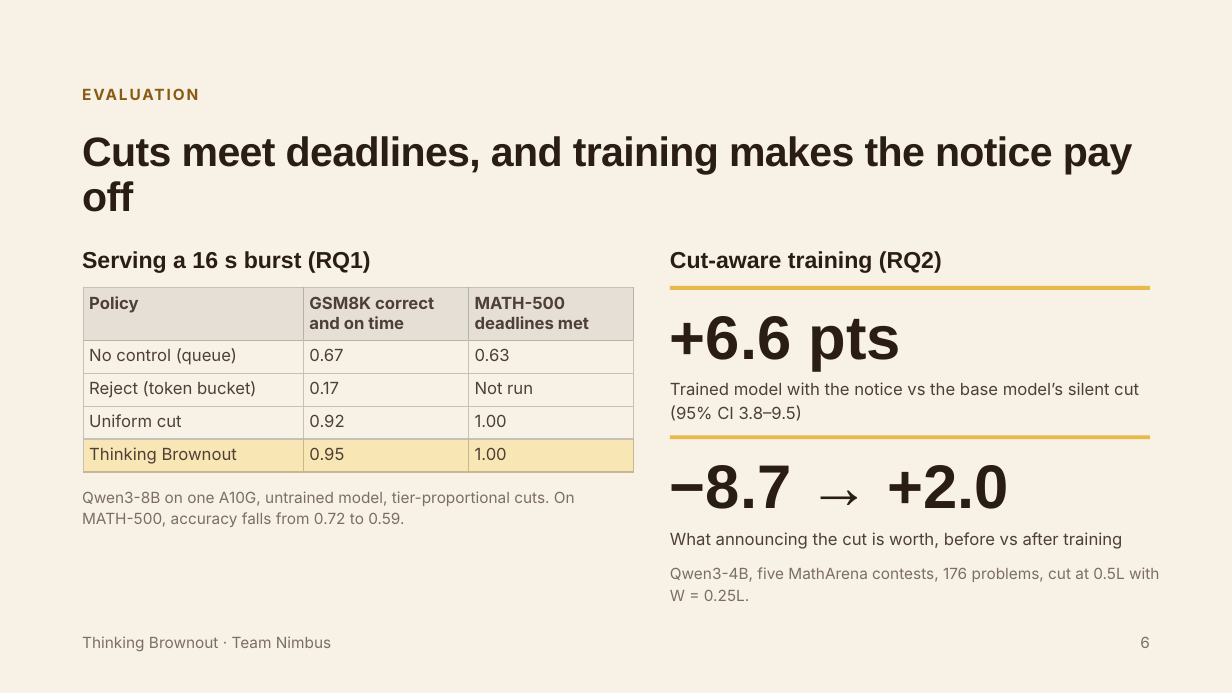
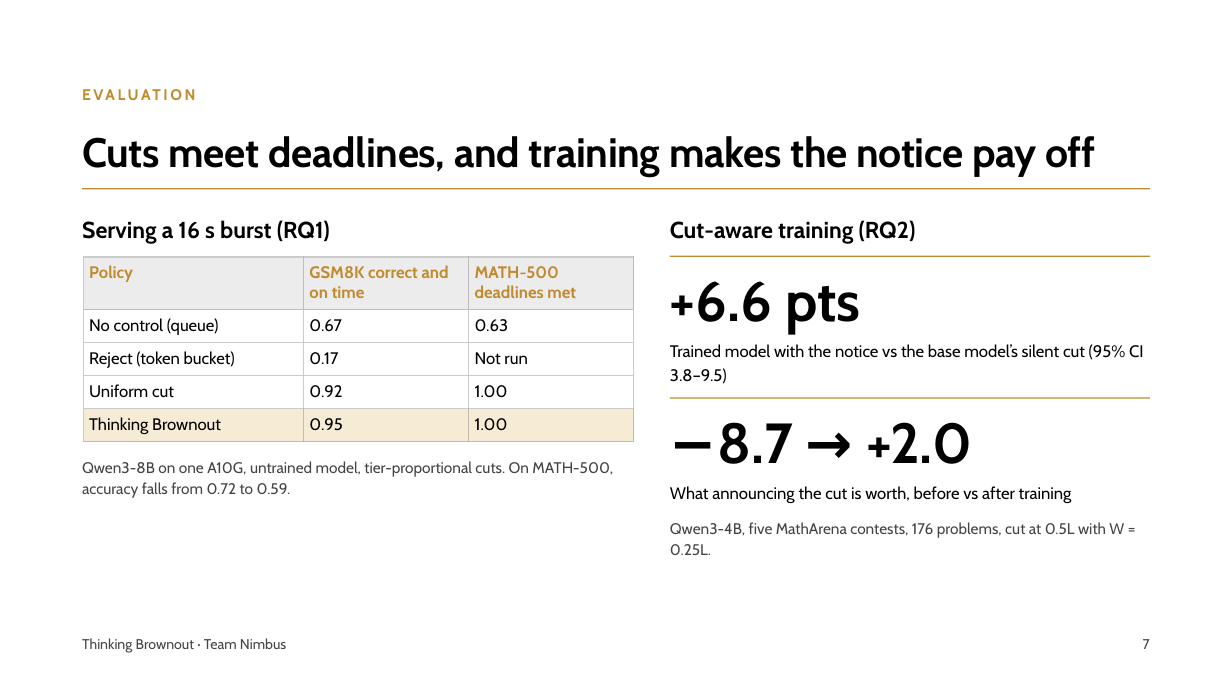
Before and after one commit to pyangyu/team1_nimbus_copy, a slide deck: slide 7 of Symposium Slides.pptx (slide 6 before the commit). Drawn at 1232x693 pixels with LibreOffice and Linux fonts; fonts in the diff are those of the drawing. Boxes give left, top, right and bottom in pixels: in the first picture for what was removed or moved away, otherwise in the second. Text is boxed around its words. In the diff, an @@ line names an element or a change of style, - is before the commit and + after.

Commit message:
Symposium Slides: score-rank-cut architecture, 27B training, use cases, white theme

```diff
--- a/Symposium Slides.pptx
+++ b/Symposium Slides.pptx
@@ background #F7F1E6 to #FFFFFF @@
@@ text "EVALUATION" at (x1=82, y1=82, x2=1182, y2=106): font Inter to Cabin, text colour #8A5A12 to #C08A2E, letter spacing 1.5 to 2 pt @@
@@ title "Cuts meet deadlines, and training ..." at (x1=82, y1=136, x2=1095, y2=176): font Arial to Cabin, text colour #2A1D14 to #000000, letter spacing -0.5 to -0.2 pt; line spacing 35.2pt to 35.8pt @@
@@ line added from (82, 189) to (1150, 189), #C08A2E 1 pt @@
@@ text "Serving a 16 s burst ..." at (x1=82, y1=220, x2=330, y2=244): font Arial to Cabin, text colour #2A1D14 to #000000 @@
@@ text "Cut-aware training (RQ2)" at (x1=670, y1=220, x2=916, y2=244): font Arial to Cabin, text colour #2A1D14 to #000000 @@
@@ table at (x1=83, y1=257, x2=634, y2=442) @@
@@ fill #E5DFD5 to #ECECEC in row 1 @@
@@ fill #F8E6B4 to #F6ECD6 in row 5 @@
@@ font Inter to Cabin @@
@@ text colour #4E4036 to #C08A2E in "Policy", "GSM8K correct and on time", "MATH-500 deadlines met" @@
@@ text colour #4E4036 to #000000 in "No control (queue)", "0.67", "0.63", "Reject (token bucket)" and 8 more places @@
@@ borders changed @@
@@ 3 texts, 1 table, 1 line moved together from (x1=82, y1=251, x2=1150, y2=527) to (x1=82, y1=220, x2=1150, y2=498) @@
@@ text "+6.6 pts" moved from (x1=670, y1=316, x2=900, y2=370) to (x1=670, y1=281, x2=860, y2=334) @@
@@ text "+6.6 pts" at (x1=670, y1=281, x2=860, y2=334): size 48 to 44 pt, font Arial to Cabin, text colour #2A1D14 to #000000; line spacing 55.2pt to 50.6pt @@
@@ line (670, 256) - (1150, 256): stroke #E9B949 3 pt to #C08A2E 1 pt @@
@@ text "Trained model with the notice ..." moved from (x1=670, y1=382, x2=1139, y2=421) to (x1=670, y1=344, x2=1144, y2=384) @@
@@ text "Trained model with the notice ..." at (x1=670, y1=344, x2=1144, y2=384): font Inter to Cabin, text colour #4E4036 to #000000 @@
@@ text "−8.7 → +2.0" at (x1=717, y1=422, x2=972, y2=464): size 48 to 44 pt, font Arial to Cabin, text colour #2A1D14 to #000000; line spacing 55.2pt to 50.6pt @@
@@ line moved from (670, 437) - (1150, 437) to (670, 398) - (1150, 398) @@
@@ text "−8.7 → +2.0" moved from (x1=670, y1=465, x2=1008, y2=509) to (x1=717, y1=422, x2=972, y2=464) @@
@@ line (670, 398) - (1150, 398): stroke #E9B949 3 pt to #C08A2E 1 pt @@
@@ text "Qwen3-8B on one A10G, untrained ..." at (x1=82, y1=461, x2=613, y2=498): font Inter to Cabin, text colour #7C6E62 to #444444 @@
@@ text "What announcing the cut is ..." at (x1=670, y1=486, x2=1072, y2=503): font Inter to Cabin, text colour #4E4036 to #000000 @@
@@ text "What announcing the cut is ..." moved from (x1=670, y1=532, x2=1122, y2=549) to (x1=670, y1=486, x2=1072, y2=503) @@
@@ text "Qwen3-4B, five MathArena contests, 176 ..." at (x1=670, y1=522, x2=1124, y2=555): font Inter to Cabin, text colour #7C6E62 to #444444 @@
@@ text "Qwen3-4B, five MathArena contests, 176 ..." moved from (x1=670, y1=567, x2=1159, y2=601) to (x1=670, y1=522, x2=1124, y2=555) @@
@@ text "Thinking Brownout · Team Nimbus" at (x1=82, y1=638, x2=286, y2=652): size 12 to 11 pt, font Inter to Cabin, text colour #7C6E62 to #444444; line spacing 16.8pt to 15.4pt @@
@@ text removed at (x1=1140, y1=637, x2=1150, y2=648) @@
-6
@@ text added at (x1=1143, y1=639, x2=1150, y2=649), 11 pt, text #444444 @@
+7
```
Also in this commit, not shown: 5 other slides changed, 2 slides added, 1 slide removed.
